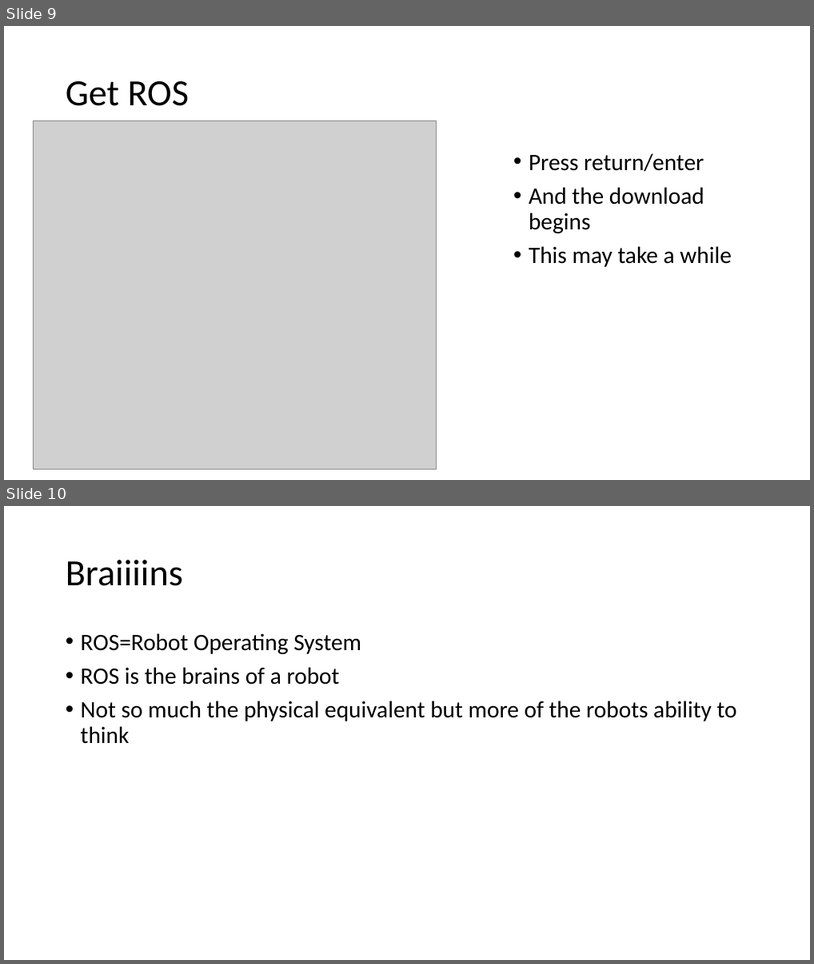
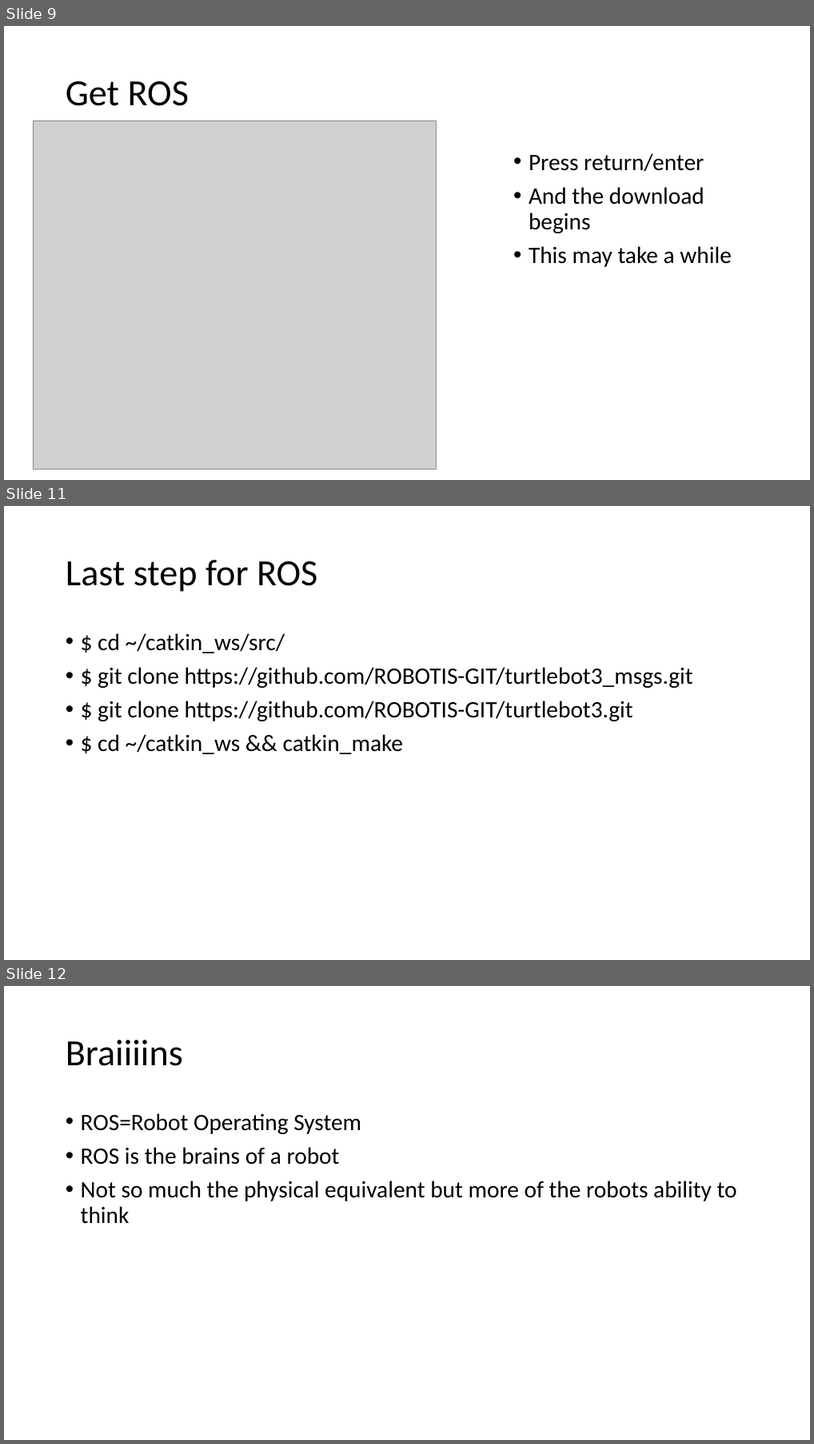
Before and after one commit to JacobLMiller/BTArobot, a slide deck: Tutorials/MainTutorial.pptx. Shown one above the other, each under a label of ours: slides 9 and 10 before the commit, slides 9, 11 and 12 after it; the slides between them are not shown. The pictures are 814x964 and 814x1444 pixels, drawn with LibreOffice and Linux fonts; fonts in the diff are those of the drawing; grey boxes stand for pictures. Boxes give left, top, right and bottom in pixels: in the first picture for what was removed or moved away, otherwise in the second. Text is boxed around its words. In the diff, an @@ line names an element or a change of style, - is before the commit and + after.

```diff
--- a/Tutorials/MainTutorial.pptx
+++ b/Tutorials/MainTutorial.pptx
@@ slide 11 added at <box>4,506,810,960</box>, background #FFFFFF @@
@@ title added at <box>66,560,318,592</box>, 44 pt, text #000000 @@
+Last step for ROS
@@ text added at <box>98,633,694,754</box>, 28 pt, text #000000 @@
+• $ cd ~/catkin_ws/src/
+• $ git clone https://github.com/ROBOTIS-GIT/turtlebot3_msgs.git
+• $ git clone https://github.com/ROBOTIS-GIT/turtlebot3.git
+• $ cd ~/catkin_ws && catkin_make
@@ what was slide 10 is now slide 12 @@
```
Also in this commit, not shown: 4 slides changed, 6 other slides added, 2 slides removed.
